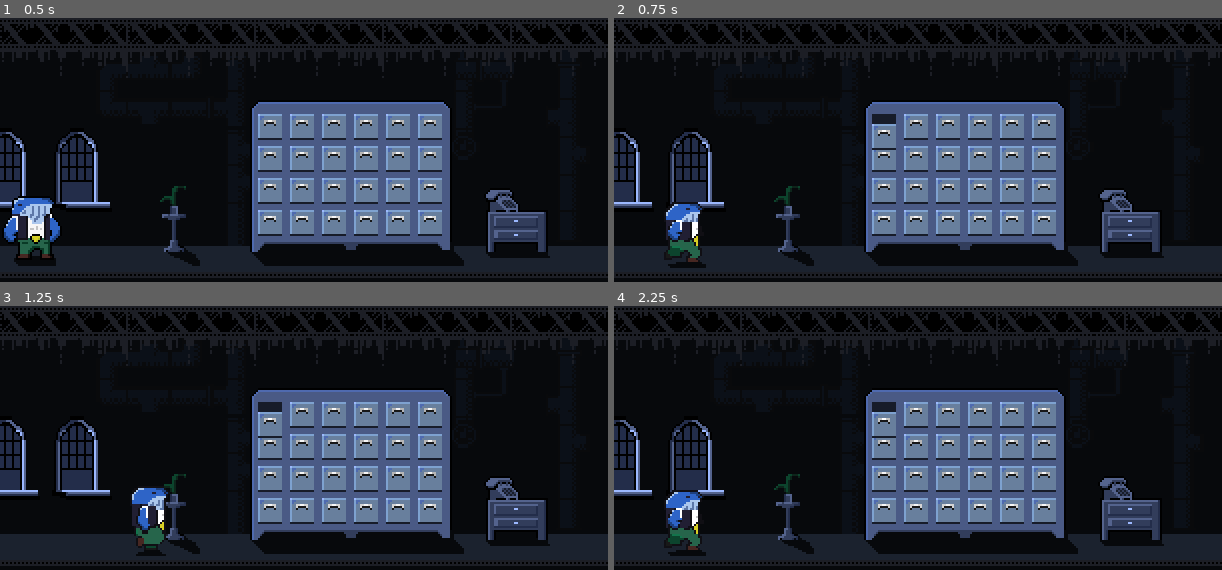
Above: before the commit, frames 1-4 (two rows, left to right).
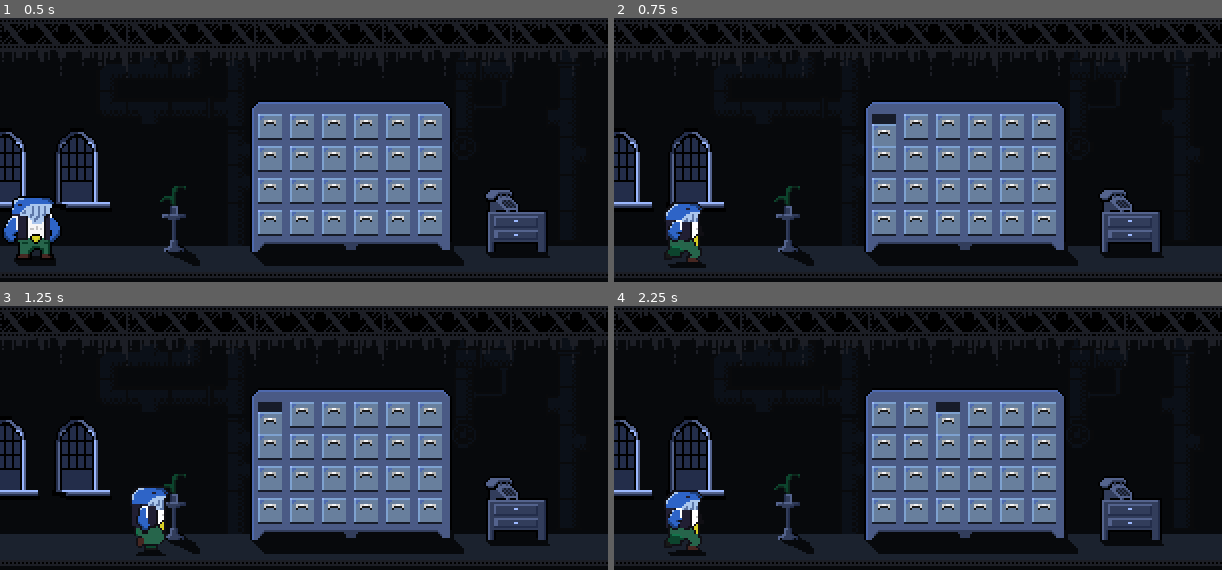
Above: after the commit, the same moments.

Repository: Cam1lo/holder-game
Game: Godot game, scene res://Main.tscn
Same seed, same stepped clock (60 frames per second), same inputs: the game is played once before the commit and once after it.
Inputs (mouse positions are in pixels of both pictures, inside the frame that each line leads up to):
- Up to frame 1 (0.5 s): no input
- Up to frame 2 (0.75 s): tap Enter at 0.5 s; move the mouse to (881, 126) at 0.52 s; hold D (move_right) from 0.53 s (still down); click (881, 126) at 0.67 s
- Up to frame 3 (1.25 s): keep holding D (move_right)
- Up to frame 4 (2.25 s): move the mouse to (918, 414) at 1.27 s; release D (move_right) at 1.28 s; hold A (move_left) 1.28-2.03 s; click (918, 414) at 1.42 s; move the mouse to (948, 414) at 2.02 s; hold D (move_right) from 2.03 s (still down); click (948, 414) at 2.17 s

Frame 1 is identical in both runs. In frame 2, less than 0.1% of the frame differs, in the area x 42-47%, y 48-50%; in frame 3, less than 0.1%; in frame 4, 0.7%, in the area x 42-57%, y 36-50%.

Commit message:
first row closet open and closes

Diff:
--- a/Office.gd
+++ b/Office.gd
@@ -1,13 +1,35 @@
 extends Node2D
 
-var closed = true;
+var closet = []
 
-func _on_Area2D_input_event(viewport, event, shape_idx, id):
+func _ready():
+	for i in range(24):
+		closet.append(false)
+		$AnimationPlayer.play('close' + str(i + 1))
+
+
+func _on_Area2D_input_event(viewport, event, shape_idx, locker_id):
 	if is_left_click(event):
-		print('clicked ', id)
-		$AnimationPlayer.play('open' if closed else 'close')
-		closed = not closed
+		var open_locker = get_open_locker_id()
+		if open_locker != null:
+			close_locker(get_open_locker_id())
+		yield(get_tree().create_timer(0.01), "timeout")
+		toggle_animation_given_locker_id(locker_id)
+		closet[locker_id-1] = not closet[locker_id-1]
 
 
 func is_left_click(event):
 	return event is InputEventMouseButton and event.button_index == BUTTON_LEFT and event.pressed == true
+
+func get_open_locker_id():
+	for i in closet.size():
+		if closet[i] == true:
+			return i + 1
+	return null
+
+func close_locker(locker_id):
+	$AnimationPlayer.play("close" + str(locker_id))
+	closet[locker_id-1] = not closet[locker_id-1]
+
+func toggle_animation_given_locker_id(locker_id):
+	$AnimationPlayer.play('open' + str(locker_id) if not closet[locker_id-1] else 'close' + str(locker_id))
--- a/Office.tscn
+++ b/Office.tscn
@@ -239,10 +239,10 @@
 3/z_index = 0
 
 [sub_resource type="RectangleShape2D" id=6]
-extents = Vector2( 6, 6.25 )
+extents = Vector2( 6, 6.1885 )
 
 [sub_resource type="Animation" id=8]
-resource_name = "close"
+resource_name = "close1"
 tracks/0/type = "value"
 tracks/0/path = NodePath("Sprite:frame")
 tracks/0/interp = 1
@@ -256,8 +256,137 @@
 "values": [ 0 ]
 }
 
+[sub_resource type="Animation" id=9]
+resource_name = "close10"
+
+[sub_resource type="Animation" id=10]
+resource_name = "close11"
+
+[sub_resource type="Animation" id=11]
+resource_name = "close12"
+
+[sub_resource type="Animation" id=12]
+resource_name = "close13"
+
+[sub_resource type="Animation" id=13]
+resource_name = "close14"
+
+[sub_resource type="Animation" id=14]
+resource_name = "close15"
+
+[sub_resource type="Animation" id=15]
+resource_name = "close16"
+
+[sub_resource type="Animation" id=16]
+resource_name = "close17"
+
+[sub_resource type="Animation" id=17]
+resource_name = "close18"
+
+[sub_resource type="Animation" id=18]
+resource_name = "close19"
+
+[sub_resource type="Animation" id=19]
+resource_name = "close2"
+tracks/0/type = "value"
+tracks/0/path = NodePath("../2/Sprite:frame")
+tracks/0/interp = 1
+tracks/0/loop_wrap = true
+tracks/0/imported = false
+tracks/0/enabled = true
+tracks/0/keys = {
+"times": PoolRealArray( 0 ),
+"transitions": PoolRealArray( 1 ),
+"update": 1,
+"values": [ 0 ]
+}
+
+[sub_resource type="Animation" id=20]
+resource_name = "close20"
+
+[sub_resource type="Animation" id=21]
+resource_name = "close21"
+
+[sub_resource type="Animation" id=22]
+resource_name = "close22"
+
+[sub_resource type="Animation" id=23]
+resource_name = "close23"
+
+[sub_resource type="Animation" id=24]
+resource_name = "close24"
+
+[sub_resource type="Animation" id=25]
+resource_name = "close3"
+tracks/0/type = "value"
+tracks/0/path = NodePath("../3/Sprite:frame")
+tracks/0/interp = 1
+tracks/0/loop_wrap = true
+tracks/0/imported = false
+tracks/0/enabled = true
+tracks/0/keys = {
+"times": PoolRealArray( 0 ),
+"transitions": PoolRealArray( 1 ),
+"update": 1,
+"values": [ 0 ]
+}
+
+[sub_resource type="Animation" id=26]
+resource_name = "close4"
+tracks/0/type = "value"
+tracks/0/path = NodePath("../4/Sprite:frame")
+tracks/0/interp = 1
+tracks/0/loop_wrap = true
+tracks/0/imported = false
+tracks/0/enabled = true
+tracks/0/keys = {
+"times": PoolRealArray( 0 ),
+"transitions": PoolRealArray( 1 ),
+"update": 1,
+"values": [ 0 ]
+}
+
+[sub_resource type="Animation" id=27]
+resource_name = "close5"
+tracks/0/type = "value"
+tracks/0/path = NodePath("../5/Sprite:frame")
+tracks/0/interp = 1
+tracks/0/loop_wrap = true
+tracks/0/imported = false
+tracks/0/enabled = true
+tracks/0/keys = {
+"times": PoolRealArray( 0 ),
+"transitions": PoolRealArray( 1 ),
+"update": 1,
+"values": [ 0 ]
+}
+
+[sub_resource type="Animation" id=28]
+resource_name = "close6"
+tracks/0/type = "value"
+tracks/0/path = NodePath("../6/Sprite:frame")
+tracks/0/interp = 1
+tracks/0/loop_wrap = true
+tracks/0/imported = false
+tracks/0/enabled = true
+tracks/0/keys = {
+"times": PoolRealArray( 0 ),
+"transitions": PoolRealArray( 1 ),
+"update": 1,
+"values": [ 0 ]
+}
+
+[sub_resource type="Animation" id=29]
+resource_name = "close7"
+
+[sub_resource type="Animation" id=30]
+resource_name = "close8"
+
+[sub_resource type="Animation" id=31]
+resource_name = "close9"
+
 [sub_resource type="Animation" id=7]
-resource_name = "open"
+resource_name = "open1"
 tracks/0/type = "value"
 tracks/0/path = NodePath("Sprite:frame")
 tracks/0/interp = 1
@@ -270,6 +399,135 @@
 "update": 1,
 "values": [ 1 ]
 }
+
+[sub_resource type="Animation" id=32]
+resource_name = "open10"
+
+[sub_resource type="Animation" id=33]
+resource_name = "open11"
+
+[sub_resource type="Animation" id=34]
+resource_name = "open12"
+
+[sub_resource type="Animation" id=35]
+resource_name = "open13"
+
+[sub_resource type="Animation" id=36]
+resource_name = "open14"
+
+[sub_resource type="Animation" id=37]
+resource_name = "open15"
+
+[sub_resource type="Animation" id=38]
+resource_name = "open16"
+
+[sub_resource type="Animation" id=39]
+resource_name = "open17"
+
+[sub_resource type="Animation" id=40]
+resource_name = "open18"
+
+[sub_resource type="Animation" id=41]
+resource_name = "open19"
+
+[sub_resource type="Animation" id=42]
+resource_name = "open2"
+tracks/0/type = "value"
+tracks/0/path = NodePath("../2/Sprite:frame")
+tracks/0/interp = 1
+tracks/0/loop_wrap = true
+tracks/0/imported = false
+tracks/0/enabled = true
+tracks/0/keys = {
+"times": PoolRealArray( 0 ),
+"transitions": PoolRealArray( 1 ),
+"update": 1,
+"values": [ 1 ]
+}
+
+[sub_resource type="Animation" id=43]
+resource_name = "open20"
+
+[sub_resource type="Animation" id=44]
+resource_name = "open21"
+
+[sub_resource type="Animation" id=45]
+resource_name = "open22"
+
+[sub_resource type="Animation" id=46]
+resource_name = "open23"
+
+[sub_resource type="Animation" id=47]
+resource_name = "open24"
+
+[sub_resource type="Animation" id=48]
+resource_name = "open3"
+tracks/0/type = "value"
+tracks/0/path = NodePath("../3/Sprite:frame")
+tracks/0/interp = 1
+tracks/0/loop_wrap = true
+tracks/0/imported = false
+tracks/0/enabled = true
+tracks/0/keys = {
+"times": PoolRealArray( 0 ),
+"transitions": PoolRealArray( 1 ),
+"update": 1,
+"values": [ 1 ]
+}
+
+[sub_resource type="Animation" id=49]
+resource_name = "open4"
+tracks/0/type = "value"
+tracks/0/path = NodePath("../4/Sprite:frame")
+tracks/0/interp = 1
+tracks/0/loop_wrap = true
+tracks/0/imported = false
+tracks/0/enabled = true
+tracks/0/keys = {
+"times": PoolRealArray( 0 ),
+"transitions": PoolRealArray( 1 ),
+"update": 1,
+"values": [ 1 ]
+}
+
+[sub_resource type="Animation" id=50]
+resource_name = "open5"
+tracks/0/type = "value"
+tracks/0/path = NodePath("../5/Sprite:frame")
+tracks/0/interp = 1
+tracks/0/loop_wrap = true
+tracks/0/imported = false
+tracks/0/enabled = true
+tracks/0/keys = {
+"times": PoolRealArray( 0 ),
+"transitions": PoolRealArray( 1 ),
+"update": 1,
+"values": [ 1 ]
+}
+
+[sub_resource type="Animation" id=51]
+resource_name = "open6"
+tracks/0/type = "value"
+tracks/0/path = NodePath("../6/Sprite:frame")
+tracks/0/interp = 1
+tracks/0/loop_wrap = true
+tracks/0/imported = false
+tracks/0/enabled = true
+tracks/0/keys = {
+"times": PoolRealArray( 0 ),
+"transitions": PoolRealArray( 1 ),
+"update": 1,
+"values": [ 1 ]
+}
+
+[sub_resource type="Animation" id=52]
+resource_name = "open7"
+
+[sub_resource type="Animation" id=53]
+resource_name = "open8"
+
+[sub_resource type="Animation" id=54]
+resource_name = "open9"
 
 [node name="Office" type="Node2D"]
 script = ExtResource( 2 )
@@ -302,7 +560,7 @@
 [node name="1" type="Area2D" parent="Row 1"]
 
 [node name="CollisionShape2D" type="CollisionShape2D" parent="Row 1/1"]
-position = Vector2( 135, 54.5 )
+position = Vector2( 135, 54.8115 )
 shape = SubResource( 6 )
 
 [node name="Sprite" type="Sprite" parent="Row 1/1"]
@@ -316,34 +574,179 @@
 position = Vector2( 151, 54.5 )
 shape = SubResource( 6 )
 
+[node name="Sprite" type="Sprite" parent="Row 1/2"]
+position = Vector2( 151, 54 )
+texture = ExtResource( 3 )
+hframes = 2
+
 [node name="3" type="Area2D" parent="Row 1"]
 
 [node name="CollisionShape2D" type="CollisionShape2D" parent="Row 1/3"]
 position = Vector2( 167, 54.5 )
 shape = SubResource( 6 )
 
+[node name="Sprite" type="Sprite" parent="Row 1/3"]
+position = Vector2( 167, 54 )
+texture = ExtResource( 3 )
+hframes = 2
+
 [node name="4" type="Area2D" parent="Row 1"]
 
 [node name="CollisionShape2D" type="CollisionShape2D" parent="Row 1/4"]
 position = Vector2( 183, 54.5 )
 shape = SubResource( 6 )
 
+[node name="Sprite" type="Sprite" parent="Row 1/4"]
+position = Vector2( 183, 54 )
+texture = ExtResource( 3 )
+hframes = 2
+
 [node name="5" type="Area2D" parent="Row 1"]
 
 [node name="CollisionShape2D" type="CollisionShape2D" parent="Row 1/5"]
 position = Vector2( 199, 54.5 )
 shape = SubResource( 6 )
 
+[node name="Sprite" type="Sprite" parent="Row 1/5"]
+position = Vector2( 199, 54 )
+texture = ExtResource( 3 )
+hframes = 2
+
 [node name="6" type="Area2D" parent="Row 1"]
 
 [node name="CollisionShape2D" type="CollisionShape2D" parent="Row 1/6"]
 position = Vector2( 215, 54.5 )
 shape = SubResource( 6 )
 
+[node name="Sprite" type="Sprite" parent="Row 1/6"]
+position = Vector2( 215, 54 )
+texture = ExtResource( 3 )
+hframes = 2
+
+[node name="Row 2" type="Node" parent="."]
+
+[node name="1" type="Area2D" parent="Row 2"]
+position = Vector2( 0, 16 )
+
+[node name="CollisionShape2D" type="CollisionShape2D" parent="Row 2/1"]
+position = Vector2( 135, 54.8115 )
+shape = SubResource( 6 )
+
+[node name="Sprite" type="Sprite" parent="Row 2/1"]
+position = Vector2( 135, 54 )
+texture = ExtResource( 3 )
+hframes = 2
+
+[node name="2" type="Area2D" parent="Row 2"]
+position = Vector2( 0, 16 )
+
+[node name="CollisionShape2D" type="CollisionShape2D" parent="Row 2/2"]
+position = Vector2( 151, 54.5 )
+shape = SubResource( 6 )
+
+[node name="Sprite" type="Sprite" parent="Row 2/2"]
+position = Vector2( 151, 54 )
+texture = ExtResource( 3 )
+hframes = 2
+
+[node name="3" type="Area2D" parent="Row 2"]
+position = Vector2( 0, 16 )
+
+[node name="CollisionShape2D" type="CollisionShape2D" parent="Row 2/3"]
+position = Vector2( 167, 54.5 )
+shape = SubResource( 6 )
+
+[node name="Sprite" type="Sprite" parent="Row 2/3"]
+position = Vector2( 167, 54 )
+texture = ExtResource( 3 )
+hframes = 2
+
+[node name="4" type="Area2D" parent="Row 2"]
+position = Vector2( 0, 16 )
+
+[node name="CollisionShape2D" type="CollisionShape2D" parent="Row 2/4"]
+position = Vector2( 183, 54.5 )
+shape = SubResource( 6 )
+
+[node name="Sprite" type="Sprite" parent="Row 2/4"]
+position = Vector2( 183, 54 )
+texture = ExtResource( 3 )
+hframes = 2
+
+[node name="5" type="Area2D" parent="Row 2"]
+position = Vector2( 0, 16 )
+
+[node name="CollisionShape2D" type="CollisionShape2D" parent="Row 2/5"]
+position = Vector2( 199, 54.5 )
+shape = SubResource( 6 )
+
+[node name="Sprite" type="Sprite" parent="Row 2/5"]
+position = Vector2( 199, 54 )
+texture = ExtResource( 3 )
+hframes = 2
+
+[node name="6" type="Area2D" parent="Row 2"]
+position = Vector2( 0, 16 )
+
+[node name="CollisionShape2D" type="CollisionShape2D" parent="Row 2/6"]
+position = Vector2( 215, 54.5 )
+shape = SubResource( 6 )
+
+[node name="Sprite" type="Sprite" parent="Row 2/6"]
+position = Vector2( 215, 54 )
+texture = ExtResource( 3 )
+hframes = 2
+
 [node name="AnimationPlayer" type="AnimationPlayer" parent="."]
 root_node = NodePath("../Row 1/1")
-anims/close = SubResource( 8 )
-anims/open = SubResource( 7 )
+anims/close1 = SubResource( 8 )
+anims/close10 = SubResource( 9 )
+anims/close11 = SubResource( 10 )
+anims/close12 = SubResource( 11 )
+anims/close13 = SubResource( 12 )
+anims/close14 = SubResource( 13 )
+anims/close15 = SubResource( 14 )
+anims/close16 = SubResource( 15 )
+anims/close17 = SubResource( 16 )
+anims/close18 = SubResource( 17 )
+anims/close19 = SubResource( 18 )
+anims/close2 = SubResource( 19 )
+anims/close20 = SubResource( 20 )
+anims/close21 = SubResource( 21 )
+anims/close22 = SubResource( 22 )
+anims/close23 = SubResource( 23 )
+anims/close24 = SubResource( 24 )
+anims/close3 = SubResource( 25 )
+anims/close4 = SubResource( 26 )
+anims/close5 = SubResource( 27 )
+anims/close6 = SubResource( 28 )
+anims/close7 = SubResource( 29 )
+anims/close8 = SubResource( 30 )
+anims/close9 = SubResource( 31 )
+anims/open1 = SubResource( 7 )
+anims/open10 = SubResource( 32 )
+anims/open11 = SubResource( 33 )
+anims/open12 = SubResource( 34 )
+anims/open13 = SubResource( 35 )
+anims/open14 = SubResource( 36 )
+anims/open15 = SubResource( 37 )
+anims/open16 = SubResource( 38 )
+anims/open17 = SubResource( 39 )
+anims/open18 = SubResource( 40 )
+anims/open19 = SubResource( 41 )
+anims/open2 = SubResource( 42 )
+anims/open20 = SubResource( 43 )
+anims/open21 = SubResource( 44 )
+anims/open22 = SubResource( 45 )
+anims/open23 = SubResource( 46 )
+anims/open24 = SubResource( 47 )
+anims/open3 = SubResource( 48 )
+anims/open4 = SubResource( 49 )
+anims/open5 = SubResource( 50 )
+anims/open6 = SubResource( 51 )
+anims/open7 = SubResource( 52 )
+anims/open8 = SubResource( 53 )
+anims/open9 = SubResource( 54 )
 
 [connection signal="input_event" from="Row 1/1" to="." method="_on_Area2D_input_event" binds= [ 1 ]]
 [connection signal="input_event" from="Row 1/2" to="." method="_on_Area2D_input_event" binds= [ 2 ]]
@@ -351,3 +754,9 @@
 [connection signal="input_event" from="Row 1/4" to="." method="_on_Area2D_input_event" binds= [ 4 ]]
 [connection signal="input_event" from="Row 1/5" to="." method="_on_Area2D_input_event" binds= [ 5 ]]
 [connection signal="input_event" from="Row 1/6" to="." method="_on_Area2D_input_event" binds= [ 6 ]]
+[connection signal="input_event" from="Row 2/1" to="." method="_on_Area2D_input_event" binds= [ 1 ]]
+[connection signal="input_event" from="Row 2/2" to="." method="_on_Area2D_input_event" binds= [ 2 ]]
+[connection signal="input_event" from="Row 2/3" to="." method="_on_Area2D_input_event" binds= [ 3 ]]
+[connection signal="input_event" from="Row 2/4" to="." method="_on_Area2D_input_event" binds= [ 4 ]]
+[connection signal="input_event" from="Row 2/5" to="." method="_on_Area2D_input_event" binds= [ 5 ]]
+[connection signal="input_event" from="Row 2/6" to="." method="_on_Area2D_input_event" binds= [ 6 ]]
--- a/character.tscn
+++ b/character.tscn
@@ -1,8 +1,7 @@
-[gd_scene load_steps=8 format=2]
+[gd_scene load_steps=7 format=2]
 
 [ext_resource path="res://assets/character tileset.png" type="Texture" id=1]
 [ext_resource path="res://character.gd" type="Script" id=2]
-[ext_resource path="res://assets/cellar-stairs-1.mp3" type="AudioStream" id=3]
 
 [sub_resource type="RectangleShape2D" id=1]
 extents = Vector2( 14, 15 )
@@ -73,9 +72,3 @@
 anims/standing = SubResource( 2 )
 anims/walk_left = SubResource( 4 )
 anims/walk_right = SubResource( 3 )
-
-[node name="AudioStreamPlayer2D" type="AudioStreamPlayer2D" parent="."]
-stream = ExtResource( 3 )
-volume_db = -12.449
-pitch_scale = 3.05
-attenuation = 6.06287
--- a/default_bus_layout.tres
+++ /dev/null
@@ -1,4 +0,0 @@
-[gd_resource type="AudioBusLayout" format=2]
-
-[resource]
-bus/0/volume_db = -3.54298
Not shown: 1 places in Office.tscn that only renumber resources
Not shown, added: assets/bagholder ongoing works/character tileset.png.import
Not shown, added: assets/bagholder ongoing works/open-close-sheet.png.import
Not shown, added: assets/bagholder ongoing works/tileset-Sheet.png.import
